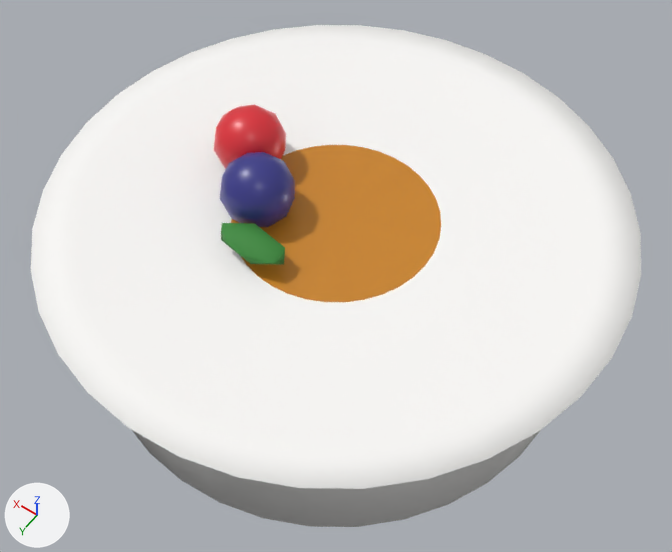
The glTF model game/assets/models/item_dish_creme_brulee.glb, before and after one commit.
Before and after are seen from a 50 mm camera at (-0.1031, 0.1444, 0.242) aimed at (-0.0049, 0.0069, 0.0259). Every picture has the same lights, and +X, +Y and +Z are marked at lower left. The older version comes first. Vertices at exactly the same position are counted once.

In view in the first picture: 'item_dish_creme_brulee_gloss', 'item_dish_creme_brulee_main'.
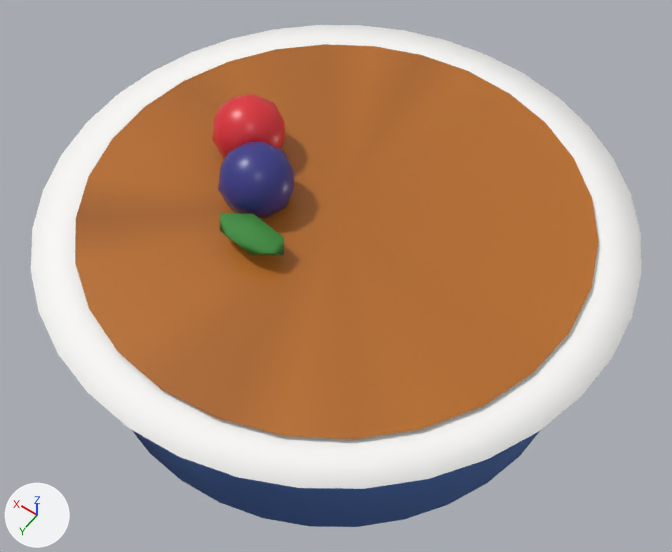
Location of each change, (x1, y1, x2, y2) in pixels of the pictures (672 x 552 px; the box of a moved part takes in the faces that stretch with it):
```json
{"object": "item_dish_creme_brulee_main", "change": "reshaped, recoloured", "before": [31, 25, 641, 527], "after": [31, 25, 641, 527]}
{"object": "item_dish_creme_brulee_gloss", "change": "reshaped, recoloured", "before": [214, 105, 441, 302], "after": [75, 44, 599, 439]}
{"part": 1, "of": "me_item_dish_creme_brulee_gloss", "change": "moved or reshaped", "before": [231, 145, 441, 302], "after": [75, 44, 599, 439]}
{"part": 2, "of": "me_item_dish_creme_brulee_gloss", "change": "moved or reshaped", "before": [220, 152, 295, 227], "after": [218, 142, 295, 218]}
{"part": 3, "of": "me_item_dish_creme_brulee_gloss", "change": "moved or reshaped", "before": [214, 105, 286, 169], "after": [212, 94, 285, 159]}
{"part": 4, "of": "me_item_dish_creme_brulee_gloss", "change": "recoloured", "before": [242, 158, 441, 299], "after": [75, 71, 599, 429]}
{"part": 5, "of": "me_item_dish_creme_brulee_gloss", "change": "recoloured", "before": [231, 145, 394, 302], "after": [75, 44, 468, 439]}
{"part": 6, "of": "me_item_dish_creme_brulee_main", "change": "moved or reshaped", "before": [221, 223, 285, 265], "after": [220, 213, 284, 255]}
{"part": 7, "of": "me_item_dish_creme_brulee_main", "change": "recoloured", "before": [132, 430, 541, 527], "after": [132, 430, 541, 527], "on screen": "white to blue"}
```

The change, as JSON lines over the scene's bpy script:
```json
{"block": "me_item_dish_creme_brulee_gloss", "where": "# used by ob_item_dish_creme_brulee_gloss; location = (0.0, 0.0, 0.0)"}
{"op": "remove", "block": "me_item_dish_creme_brulee_gloss", "code": "me_item_dish_creme_brulee_gloss.from_pydata(...)  # 113 vertices, 188 faces; spans x -0.074..0.074, y -0.074..0.074, z 0.039..0.061"}
{"op": "add", "block": "me_item_dish_creme_brulee_gloss", "code": "me_item_dish_creme_brulee_gloss.from_pydata(...)  # 113 vertices, 188 faces; spans x -0.073..0.073, y -0.073..0.073, z 0.043..0.065"}
{"block": "me_item_dish_creme_brulee_gloss", "change": "me_item_dish_creme_brulee_gloss part 1: the loose piece of 29 vertices spanning x -0.074..0.074, y -0.074..0.074, z 0.042 is scaled about its middle by (0.986, 0.986, 1), then moved by (0.0, 0.0, 0.0042)"}
{"block": "me_item_dish_creme_brulee_gloss", "change": "me_item_dish_creme_brulee_gloss part 2: the loose piece of 42 vertices spanning x 0.0095..0.0305, y -0.001..0.021, z 0.039..0.061 is moved by (0.0, 0.0, 0.004)"}
{"block": "me_item_dish_creme_brulee_gloss", "change": "me_item_dish_creme_brulee_gloss part 3: the loose piece of 42 vertices spanning x 0.0235..0.0445, y -0.015..0.007, z 0.039..0.061 is moved by (0.0, 0.0, 0.004)"}
{"block": "me_item_dish_creme_brulee_gloss", "change": "me_item_dish_creme_brulee_gloss part 4: 14 faces centred in x -0.0487..0.0487, y -0.0487..0.0463, z 0.042 are repainted in the vertex colours; the middle colour goes from orange #cc8627 to orange #b86e26"}
{"block": "me_item_dish_creme_brulee_gloss", "change": "me_item_dish_creme_brulee_gloss part 5: 14 faces centred in x -0.0347..0.0487, y -0.0487..0.0487, z 0.042 are repainted in the vertex colours; the middle colour goes from orange #cb8527 to brown #b26924"}
{"block": "me_item_dish_creme_brulee_main", "where": "# used by ob_item_dish_creme_brulee_main; location = (0.0, 0.0, 0.0)"}
{"op": "remove", "block": "me_item_dish_creme_brulee_main", "code": "me_item_dish_creme_brulee_main.from_pydata(...)  # 158 vertices, 308 faces; spans x -0.085..0.085, y -0.085..0.085, z 0.0..0.051"}
{"op": "add", "block": "me_item_dish_creme_brulee_main", "code": "me_item_dish_creme_brulee_main.from_pydata(...)  # 158 vertices, 308 faces; spans x -0.085..0.085, y -0.085..0.085, z 0.0..0.055"}
{"block": "me_item_dish_creme_brulee_main", "change": "me_item_dish_creme_brulee_main part 6: the loose piece of 12 vertices spanning x -0.001..0.021, y 0.02..0.03, z 0.045..0.051 is moved by (0.0, 0.0, 0.004)"}
{"block": "me_item_dish_creme_brulee_main", "change": "me_item_dish_creme_brulee_main part 7: 132 faces centred in x -0.081..0.081, y -0.081..0.081, z 0.0..0.042 are repainted in the vertex colours; the middle colour goes from white #ebeae8 to blue #436db7"}
```
